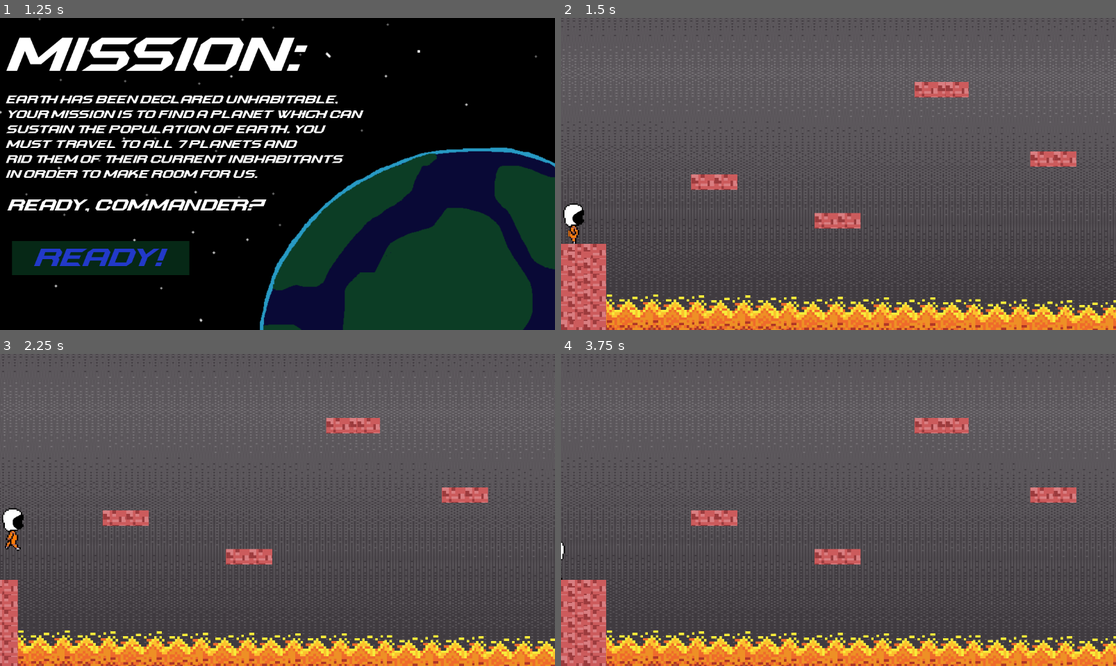
Above: before the commit, frames 1-4 (two rows, left to right).
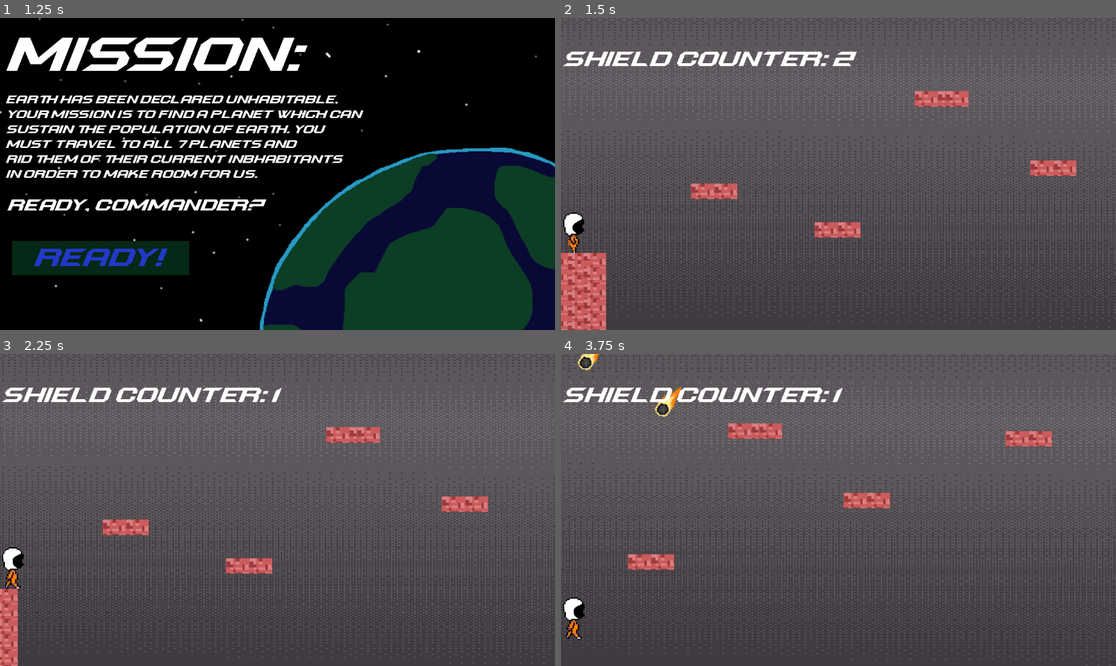
Above: after the commit, the same moments.

Repository: CreativeBooks/HCTG_Echoes-of-the-Cosmos
Game: Godot game, scene res://Main Scenes/start.tscn
Same seed, same stepped clock (60 frames per second), same inputs: the game is played once before the commit and once after it.
Inputs:
- Up to frame 1 (1.25 s): click "Start" at 0.5 s
- Up to frame 2 (1.5 s): click "Ready!" at 1.25 s
- Up to frame 3 (2.25 s): tap Enter at 2 s; hold Right (ui_right) from 2.03 s (still down); hold Space (Shield, bound only after the commit) from 2.03 s (still down)
- Up to frame 4 (3.75 s): tap Up (Jump) at 2.27, 2.3, 2.57, 2.85, 3.02, 3.32 s; release Space (Shield, bound only after the commit) at 2.78 s; tap Space (Shield, bound only after the commit) at 3.05 s; release Right (ui_right) at 3.53 s; hold Left (ui_left) from 3.53 s (still down); hold Space (Shield, bound only after the commit) from 3.53 s (still down)

Frame 1 is identical in both runs. In frame 2, 16% of the frame differs, in the area x 0-100%, y 0-100%; in frame 3, 16%; in frame 4, 22%.

Commit message:
Added shield function to Mercury1

Diff:
--- a/echoes-of-the-cosmos/Main Scenes/character.gd
+++ b/echoes-of-the-cosmos/Main Scenes/character.gd
@@ -8,10 +8,15 @@
 const FALL_LIMIT_Y = 959
 var respawn_position: Vector2
 var can_fall := true
+var shield_count = 2
+var is_shielded = false
+
+@onready var Shield_Counter = get_node("/root/Mercury1/CanvasLayer/Shield_Counter")
 @onready var animated_sprite : AnimatedSprite2D = $AnimatedSprite2D
 
 func _ready() -> void:
 	find_respawn_point()
+	update_shield_ui()
 
 func _physics_process(delta: float) -> void:
 	# Add the gravity.
@@ -24,12 +29,7 @@
 		jump_count += 1
 		velocity.y = JUMP_VELOCITY
 
-	# Handle jump.
-	#if Input.is_action_just_pressed("Jump") and is_on_floor():
-		#velocity.y = JUMP_VELOCITY
 
-	# Get the input direction and handle the movement/deceleration.
-	# As good practice, you should replace UI actions with custom gameplay actions.
 	var direction := Input.get_axis("ui_left", "ui_right")
 	if direction:
 		velocity.x = direction * SPEED
@@ -53,6 +53,29 @@
 			animated_sprite.play("Walk")
 
 	move_and_slide()
+
+func _input(event):
+	if event.is_action_pressed("Shield"):
+		if shield_count > 0 and not is_shielded:
+			activate_shield()
+
+func activate_shield():
+	is_shielded = true
+	shield_count -= 1
+	update_shield_ui()
+
+	print("Shield Activate")
+	await get_tree().create_timer(2.0).timeout
+
+	deactivate_shield()
+
+func deactivate_shield():
+	is_shielded = false
+	print("Shield Deactivate")
+
+func update_shield_ui():
+	if Shield_Counter:
+		Shield_Counter.text = "Shield Counter: " + str(shield_count)
 
 
 func find_respawn_point():
--- a/echoes-of-the-cosmos/Mercury/Asteroid.gd
+++ b/echoes-of-the-cosmos/Mercury/Asteroid.gd
@@ -15,5 +15,8 @@
 		queue_free()
 
 func _on_body_entered(body):
-	if body.name == "Character":
+	if "is_shielded" in body and body.is_shielded:
+		print("Character Safe")
+		queue_free()
+	elif body.name == "Character":
 		get_tree().reload_current_scene()
--- a/echoes-of-the-cosmos/Mercury/mercury_1.tscn
+++ b/echoes-of-the-cosmos/Mercury/mercury_1.tscn
@@ -1,10 +1,11 @@
-[gd_scene load_steps=26 format=4 uid="uid://ba3vav72wa4pk"]
+[gd_scene load_steps=27 format=4 uid="uid://ba3vav72wa4pk"]
 
 [ext_resource type="Script" uid="uid://dhkvx1tceoy4x" path="res://Mercury/mercury_1.gd" id="1_6hfqi"]
 [ext_resource type="Script" uid="uid://bpa54slw5e0f3" path="res://Main Scenes/character.gd" id="1_iqkcg"]
 [ext_resource type="Texture2D" uid="uid://cqxyum6faq5nh" path="res://Mercury/Mercury_1 Files/Mercury_1.png" id="2_61xid"]
 [ext_resource type="Texture2D" uid="uid://dbyc8khhihbdg" path="res://character.png" id="2_empf4"]
 [ext_resource type="Texture2D" uid="uid://bf00uu5qjkijl" path="res://black.jpeg" id="3_6hfqi"]
+[ext_resource type="FontFile" uid="uid://dftajxtvi4dt0" path="res://Main Scenes/Main Scene Files/Sprintura Demo.otf" id="3_sskkc"]
 [ext_resource type="Texture2D" uid="uid://co42oeft4l5ne" path="res://Mercury/Mercury_1 Files/pixil-layer-Layer 4 (2).png" id="5_rpbj6"]
 [ext_resource type="Texture2D" uid="uid://ba7x8v5kq73xh" path="res://Mercury/Mercury_1 Files/pixil-layer-Background (3).png" id="6_61xid"]
 [ext_resource type="Script" uid="uid://clggble5rflim" path="res://Mercury/asteroid_spawner.gd" id="6_glyg1"]
@@ -95,7 +96,7 @@
 size = Vector2(13.33333, 94.666626)
 
 [sub_resource type="RectangleShape2D" id="RectangleShape2D_ryqtv"]
-size = Vector2(2956, 215)
+size = Vector2(2969, 215)
 
 [sub_resource type="TileSetAtlasSource" id="TileSetAtlasSource_rpbj6"]
 texture = ExtResource("3_6hfqi")
@@ -1725,6 +1726,17 @@
 position = Vector2(29, 565)
 gizmo_extents = 130.2
 
+[node name="CanvasLayer" type="CanvasLayer" parent="."]
+
+[node name="Shield_Counter" type="Label" parent="CanvasLayer"]
+offset_left = 7.0
+offset_top = 61.0
+offset_right = 632.0
+offset_bottom = 112.0
+theme_override_fonts/font = ExtResource("3_sskkc")
+theme_override_font_sizes/font_size = 46
+text = "Shield Counter : 2"
+
 [node name="Character" type="CharacterBody2D" parent="."]
 position = Vector2(-29, 154)
 script = ExtResource("1_iqkcg")
@@ -1744,94 +1756,110 @@
 [node name="Camera2D" type="Camera2D" parent="Character"]
 position = Vector2(604, 184)
 limit_left = 2
-limit_top = 139
+limit_top = 120
 limit_right = 2962
 limit_bottom = 859
 
 [node name="PixilLayerLayer4(2)" type="Sprite2D" parent="."]
-position = Vector2(188, 793.25)
+visible = false
+position = Vector2(180, 790.25)
 scale = Vector2(0.25, 0.25)
 texture = ExtResource("5_rpbj6")
 
 [node name="PixilLayerLayer4(2)2" type="Sprite2D" parent="."]
-position = Vector2(379, 795.25)
+visible = false
+position = Vector2(371, 792.25)
 scale = Vector2(0.25, 0.25)
 texture = ExtResource("5_rpbj6")
 
 [node name="PixilLayerLayer4(2)3" type="Sprite2D" parent="."]
-position = Vector2(571, 798.25)
+visible = false
+position = Vector2(563, 795.25)
 scale = Vector2(0.25, 0.25)
 texture = ExtResource("5_rpbj6")
 
 [node name="PixilLayerLayer4(2)4" type="Sprite2D" parent="."]
-position = Vector2(763, 799.25)
+visible = false
+position = Vector2(755, 796.25)
 scale = Vector2(0.25, 0.25)
 texture = ExtResource("5_rpbj6")
 
 [node name="PixilLayerLayer4(2)5" type="Sprite2D" parent="."]
-position = Vector2(953, 803.25)
+visible = false
+position = Vector2(945, 800.25)
 scale = Vector2(0.25, 0.25)
 texture = ExtResource("5_rpbj6")
 
 [node name="PixilLayerLayer4(2)6" type="Sprite2D" parent="."]
-position = Vector2(1143, 805.25)
+visible = false
+position = Vector2(1135, 802.25)
 scale = Vector2(0.25, 0.25)
 texture = ExtResource("5_rpbj6")
 
 [node name="PixilLayerLayer4(2)7" type="Sprite2D" parent="."]
-position = Vector2(1333, 805.25)
+visible = false
+position = Vector2(1325, 802.25)
 scale = Vector2(0.25, 0.25)
 texture = ExtResource("5_rpbj6")
 
 [node name="PixilLayerLayer4(2)8" type="Sprite2D" parent="."]
-position = Vector2(1521, 805.25)
+visible = false
+position = Vector2(1513, 802.25)
 scale = Vector2(0.25, 0.25)
 texture = ExtResource("5_rpbj6")
 
 [node name="PixilLayerLayer4(2)9" type="Sprite2D" parent="."]
-position = Vector2(1712, 806.25)
+visible = false
+position = Vector2(1704, 803.25)
 scale = Vector2(0.25, 0.25)
 texture = ExtResource("5_rpbj6")
 
 [node name="PixilLayerLayer4(2)10" type="Sprite2D" parent="."]
-position = Vector2(1903, 807.25)
+visible = false
+position = Vector2(1895, 804.25)
 scale = Vector2(0.25, 0.25)
 texture = ExtResource("5_rpbj6")
 
 [node name="PixilLayerLayer4(2)11" type="Sprite2D" parent="."]
-position = Vector2(2094, 808.25)
+visible = false
+position = Vector2(2086, 805.25)
 scale = Vector2(0.25, 0.25)
 texture = ExtResource("5_rpbj6")
 
 [node name="PixilLayerLayer4(2)12" type="Sprite2D" parent="."]
-position = Vector2(2284, 812.25)
+visible = false
+position = Vector2(2276, 809.25)
 scale = Vector2(0.25, 0.25)
 texture = ExtResource("5_rpbj6")
 
 [node name="PixilLayerLayer4(2)13" type="Sprite2D" parent="."]
-position = Vector2(2475, 816.25)
+visible = false
+position = Vector2(2467, 813.25)
 scale = Vector2(0.25, 0.25)
 texture = ExtResource("5_rpbj6")
 
 [node name="PixilLayerLayer4(2)14" type="Sprite2D" parent="."]
-position = Vector2(2666, 817.25)
+visible = false
+position = Vector2(2658, 814.25)
 scale = Vector2(0.25, 0.25)
 texture = ExtResource("5_rpbj6")
 
 [node name="PixilLayerLayer4(2)15" type="Sprite2D" parent="."]
-position = Vector2(2858, 818.25)
+visible = false
+position = Vector2(2850, 815.25)
 scale = Vector2(0.25, 0.25)
 texture = ExtResource("5_rpbj6")
 
 [node name="PixilLayerLayer4(2)16" type="Sprite2D" parent="."]
-position = Vector2(3049, 819.25)
+visible = false
+position = Vector2(3041, 816.25)
 scale = Vector2(0.25, 0.25)
 texture = ExtResource("5_rpbj6")
 
 [node name="Area2D" type="Area2D" parent="."]
 
 [node name="CollisionShape2D" type="CollisionShape2D" parent="Area2D"]
-position = Vector2(1582, 862.5)
+position = Vector2(1575.5, 862.5)
 shape = SubResource("RectangleShape2D_ryqtv")
 
 [node name="TileMapLayer" type="TileMapLayer" parent="."]
--- a/echoes-of-the-cosmos/project.godot
+++ b/echoes-of-the-cosmos/project.godot
@@ -23,8 +23,7 @@
 
 Jump={
 "deadzone": 0.2,
-"events": [Object(InputEventKey,"resource_local_to_scene":fa …(140 unchanged characters)… d":false,"keycode":0,"physical_keycode":32,"key_label":0,"unicode":32,"location":0,"echo":false,"script":null)
-, Object(InputEventKey,"resource_local_to_scene":false,"resource_name":"","device":-1,"window_id":0,"alt_pressed":false,"shift_pressed":false,"ctrl_pressed":false,"meta_pressed":false,"pressed":false,"keycode":0,"physical_keycode":4194320,"key_label":0,"unicode":0,"location":0,"echo":false,"script":null)
+"events": [Object(InputEventKey,"resource_local_to_scene":fa …(140 unchanged characters)… d":false,"keycode":0,"physical_keycode":4194320,"key_label":0,"unicode":0,"location":0,"echo":false,"script":null)
 , Object(InputEventKey,"resource_local_to_scene":false,"resource_name":"","device":-1,"window_id":0,"alt_pressed":false …(183 unchanged characters)…
 ]
 }
@@ -40,3 +39,8 @@
 , Object(InputEventKey,"resource_local_to_scene":false,"resource_name":"","device":-1,"window_id":0,"alt_pressed":false …(182 unchanged characters)…
 ]
 }
+Shield={
+"deadzone": 0.2,
+"events": [Object(InputEventKey,"resource_local_to_scene":false,"resource_name":"","device":-1,"window_id":0,"alt_pressed":false,"shift_pressed":false,"ctrl_pressed":false,"meta_pressed":false,"pressed":false,"keycode":0,"physical_keycode":32,"key_label":0,"unicode":32,"location":0,"echo":false,"script":null)
+]
+}
